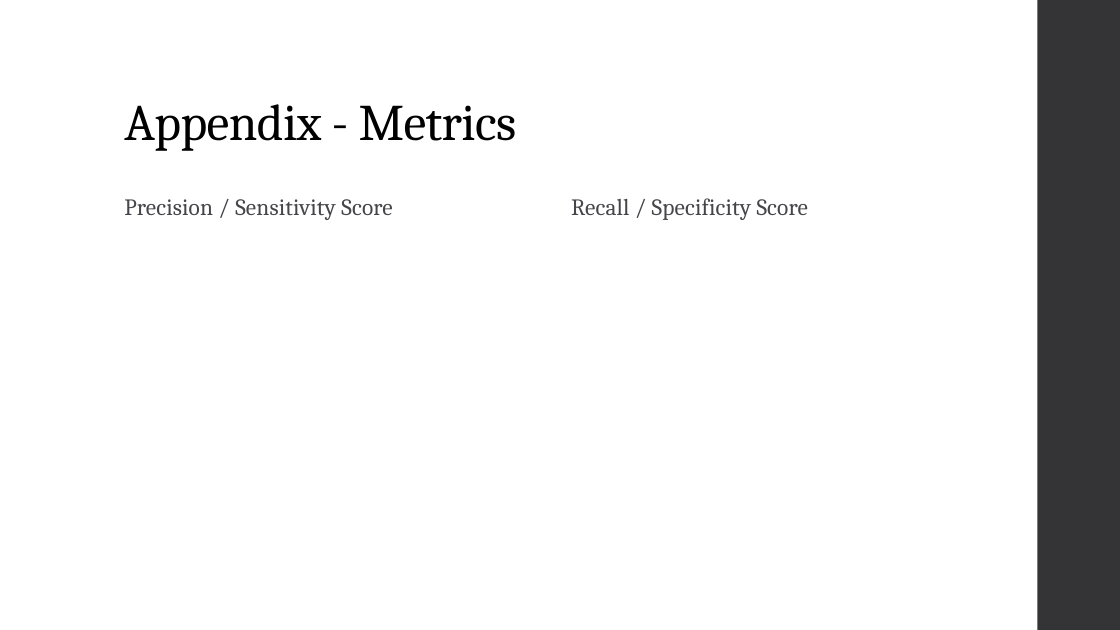
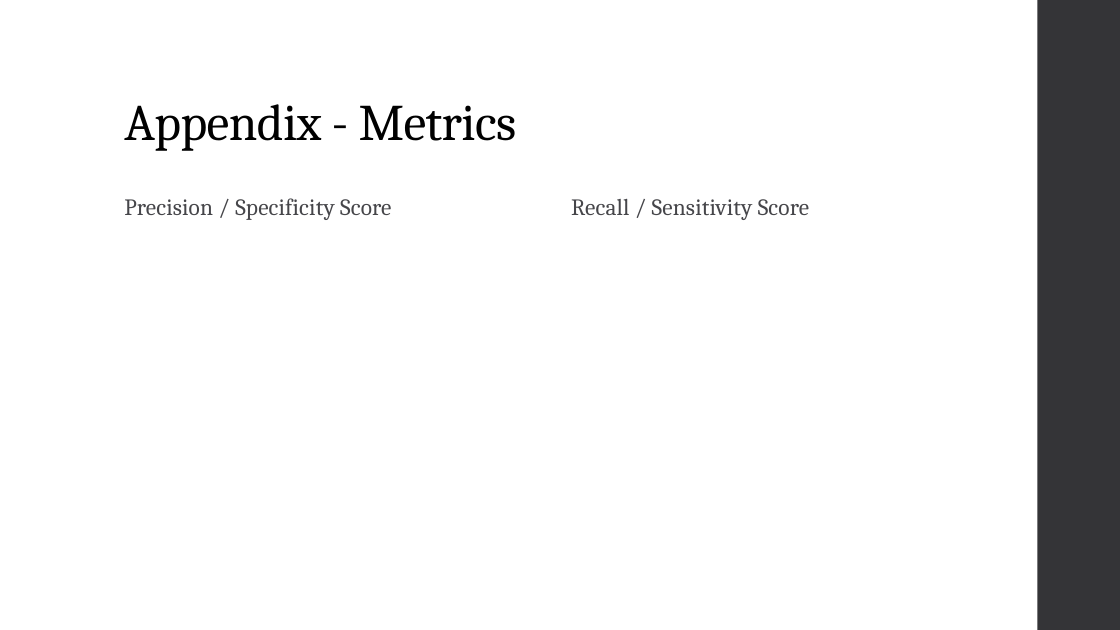
Before and after one commit to landonbuell/Buell-Senior-Thesis, a slide deck: slide 32 of JMMPaper/Musical Instrument Classification Using a Hybrid Neural Network BuellShortv1.pptx. Drawn at 1120x630 pixels with LibreOffice and Linux fonts; fonts in the diff are those of the drawing; grey boxes stand for pictures. Boxes give left, top, right and bottom in pixels: in the first picture for what was removed or moved away, otherwise in the second. Text is boxed around its words. In the diff, an @@ line names an element or a change of style, - is before the commit and + after.

```diff
--- a/JMMPaper/Musical Instrument Classification Using a Hybrid Neural Network BuellShortv1.pptx
+++ b/JMMPaper/Musical Instrument Classification Using a Hybrid Neural Network BuellShortv1.pptx
@@ text at [124, 198, 391, 220]: text changed @@
-Precision / Sensitivity Score
+Precision / Specificity Score
@@ text at [571, 199, 809, 220]: text changed @@
-Recall / Specificity Score
+Recall / Sensitivity Score
```
Also in this commit, not shown: 10 other slides changed, 2 slides added, 2 slides removed, 7 other files.
